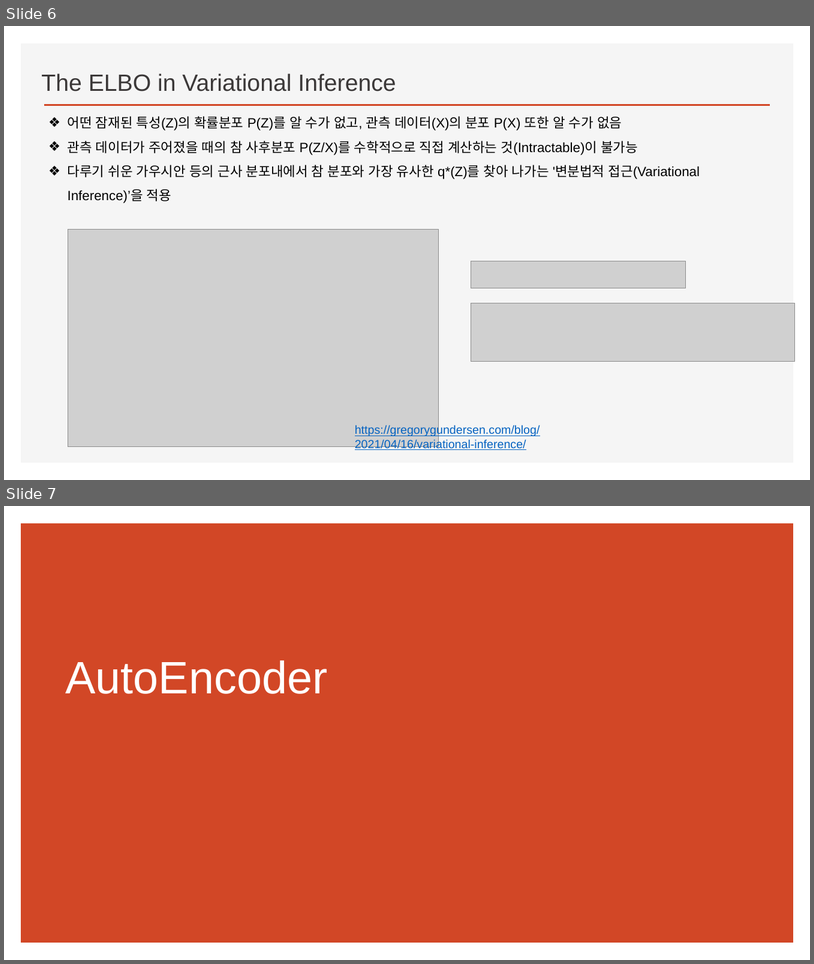
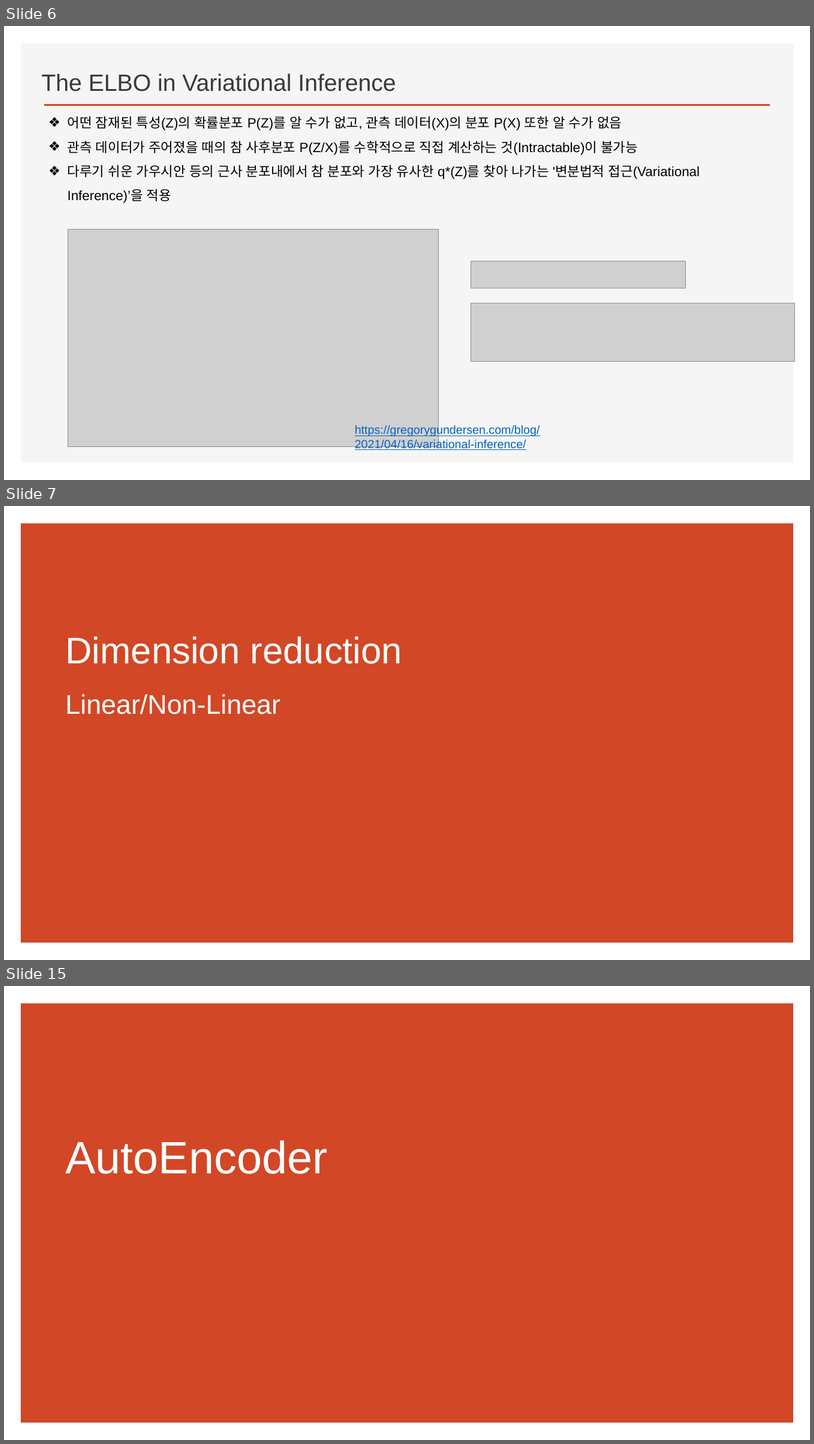
Before and after one commit to ancestor9/2026_Fall_AI-Literacy, a slide deck: Variational Autoencoders.pptx. Shown one above the other, each under a label of ours: slides 6 and 7 before the commit, slides 6, 7 and 15 after it; the slides between them are not shown. The pictures are 814x964 and 814x1444 pixels, drawn with LibreOffice and Linux fonts; fonts in the diff are those of the drawing; grey boxes stand for pictures; background and template pictures are left out. Boxes give left, top, right and bottom in pixels: in the first picture for what was removed or moved away, otherwise in the second. Text is boxed around its words. In the diff, an @@ line names an element or a change of style, - is before the commit and + after.

```diff
--- a/Variational Autoencoders.pptx
+++ b/Variational Autoencoders.pptx
@@ slide 7 added at (4,506,810,960), background #FFFFFF; not listed: 1 template element that a slide beside it also shows @@
@@ title added at (65,636,402,714), 44 pt, text #FFFFFF @@
+Dimension reduction
+Linear/Non-Linear
@@ what was slide 7 is now slide 15 @@
```
Also in this commit, not shown: 8 other slides added.
